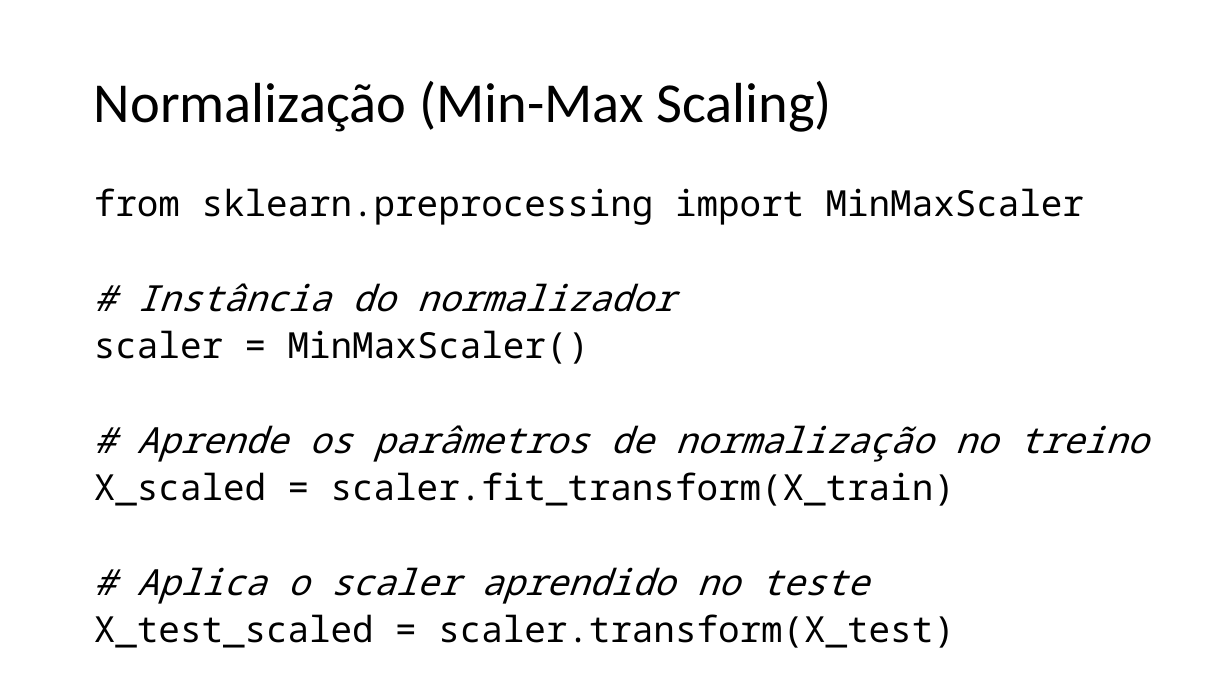
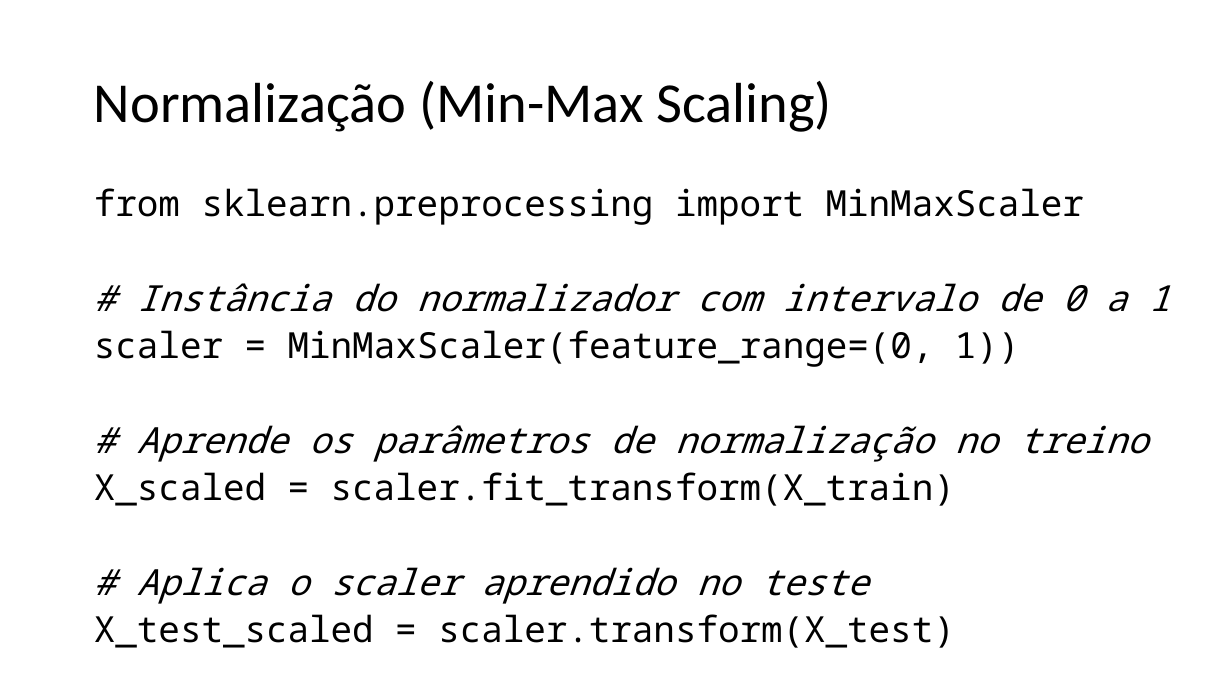
Before and after one commit to zz4fap/c24_inteligencia_artificial, a slide deck: slide 10 of slides/C24_Transformações.pptx (slide 9 before the commit). Drawn at 1232x693 pixels with LibreOffice and Linux fonts; fonts in the diff are those of the drawing. Boxes give left, top, right and bottom in pixels: in the first picture for what was removed or moved away, otherwise in the second. Text is boxed around its words. In the diff, an @@ line names an element or a change of style, - is before the commit and + after.

Commit message:
update of slides

```diff
--- a/slides/C24_Transformações.pptx
+++ b/slides/C24_Transformações.pptx
@@ text at box(94, 283, 1170, 367): text changed @@
-# Instância do normalizador
-scaler = MinMaxScaler()
+# Instância do normalizador com intervalo de 0 a 1
+scaler = MinMaxScaler(feature_range=(0, 1))
```
Also in this commit, not shown: 1 other slide changed, 1 slide added.
